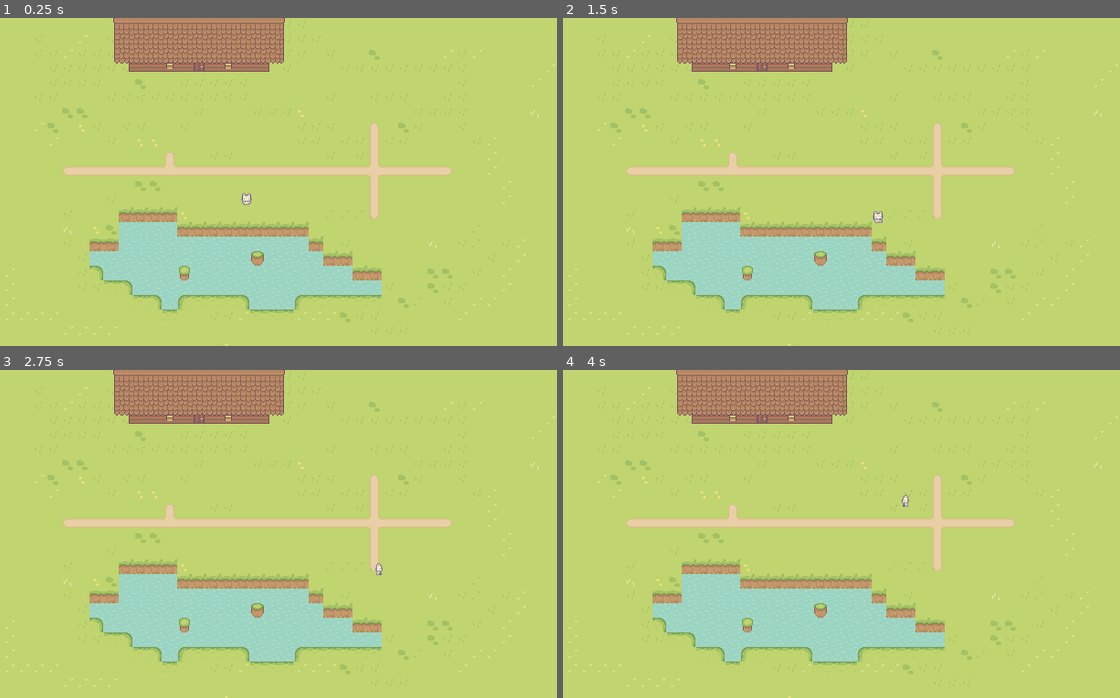
Above: before the commit, frames 1-4 (two rows, left to right).
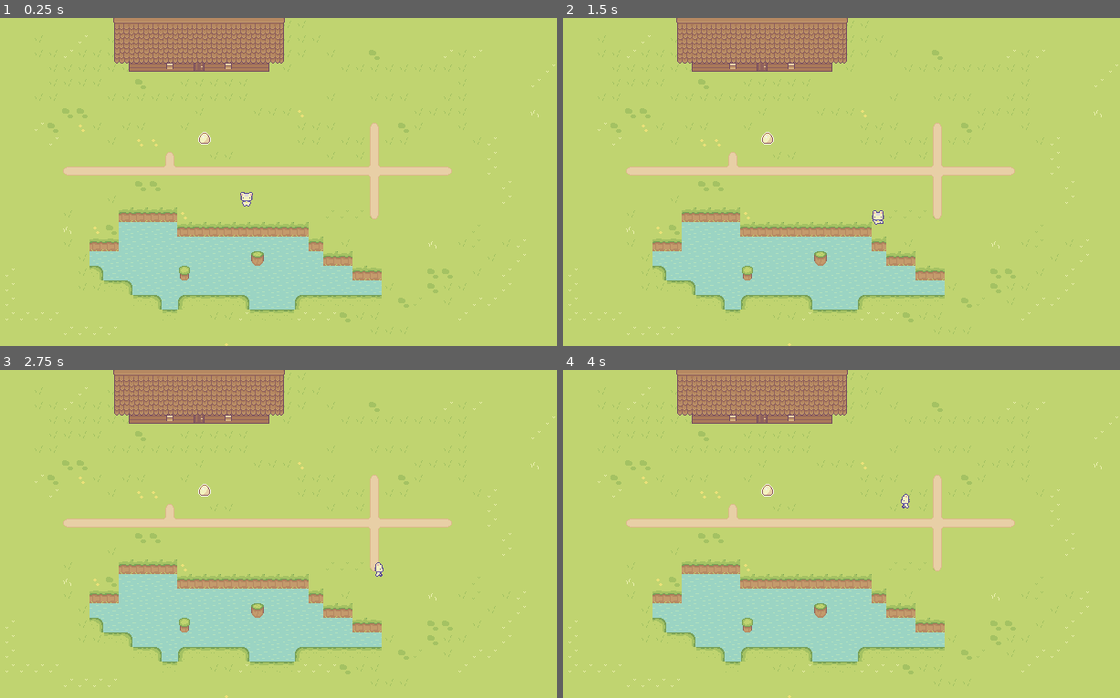
Above: after the commit, the same moments.

Repository: MirkoPopovic/Farming2DGame
Game: Godot game, scene res://Scenes/Farm/farm.tscn
Two runs of this game, one before a commit and one after it. Both use one fixed random seed, a clock stepped at 60 frames per second and the inputs below.
Inputs:
- Up to frame 1 (0.25 s): no input
- Up to frame 2 (1.5 s): hold Right (ui_right) 0.53-1.28 s; tap E (pick_up, bound only after the commit) at 0.6, 1.35 s; hold Down (ui_down) from 1.28 s (still down)
- Up to frame 3 (2.75 s): tap Enter at 2 s; release Down (ui_down) at 2.03 s; hold Right (ui_right) from 2.03 s (still down); tap E (pick_up, bound only after the commit) at 2.1 s
- Up to frame 4 (4 s): release Right (ui_right) at 2.78 s; hold Up (ui_up) 2.78-3.53 s; tap E (pick_up, bound only after the commit) at 2.85, 3.6 s; hold Left (ui_left) from 3.53 s (still down)

The runs differ from the first frame. In frame 1, 0.1% of the frame differs, in the area x 30-46%, y 13-58%; in frame 2, 0.1%, in the area x 30-58%, y 13-64%; in frame 3, 0.1%; in frame 4, 0.1%.

Commit message:
inventory system beginnig

Diff:
--- /dev/null
+++ b/Global.gd
@@ -0,0 +1,35 @@
+extends Node
+
+var inventory = []
+
+#Player stats
+var inventory_size : int = 10
+
+#Signals
+signal inventory_update
+
+var player_node: Node = null
+
+func _redy():
+	inventory.resize(inventory_size)
+
+func add_item(item):
+	for i in range(inventory.size()):
+		if inventory[i] != null and inventory[i]["type"] == item["type"] and inventory[i]["name"] == item["name"]:
+			inventory[i]["quantity"] += item["quantity"]
+			inventory_update.emit()
+			return true
+		elif inventory[i] == null:
+			inventory[i] = item
+			inventory_update.emit()
+			return true
+		return false
+
+func remove_item():
+	inventory_update.emit()
+
+func increase_inventory_size():
+	inventory_update.emit()
+
+func set_player_reference(player):
+	player_node = player
--- a/Scenes/Farm/farm.tscn
+++ b/Scenes/Farm/farm.tscn
@@ -8,6 +8,8 @@
 [ext_resource type="Texture2D" uid="uid://cyqusoh00m1rd" path="res://Assets/Sprout Lands - Sprites - Basic pack/Tilesets/Wooden_House_Walls_Tilset.png" id="5_141lg"]
 [ext_resource type="Texture2D" uid="uid://b7mxwflnu5grb" path="res://Assets/Sprout Lands - Sprites - Basic pack/Tilesets/Doors.png" id="6_5ss4g"]
 [ext_resource type="Texture2D" uid="uid://cdqio8uufxd0q" path="res://Assets/Sprout Lands - Sprites - Basic pack/Tilesets/Wooden_House_Roof_Tilset.png" id="8_5ss4g"]
+[ext_resource type="PackedScene" uid="uid://4iib1nsyhtht" path="res://Scenes/Items/inventory_item.tscn" id="9_xnjdx"]
+[ext_resource type="Texture2D" uid="uid://qqvkoj3t2eob" path="res://Assets/Sprout Lands - Sprites - Basic pack/Objects/Egg_item.png" id="10_hrv6m"]
 
 [sub_resource type="TileSetAtlasSource" id="TileSetAtlasSource_mstr7"]
 texture = ExtResource("1_0f0qd")
@@ -241,6 +243,26 @@
 [sub_resource type="TileSet" id="TileSet_hrv6m"]
 sources/0 = SubResource("TileSetAtlasSource_xnjdx")
 
+[sub_resource type="TileSetAtlasSource" id="TileSetAtlasSource_5ss4g"]
+texture = ExtResource("5_141lg")
+0:0/0 = 0
+1:0/0 = 0
+2:0/0 = 0
+3:0/0 = 0
+4:0/0 = 0
+0:1/0 = 0
+1:1/0 = 0
+2:1/0 = 0
+3:1/0 = 0
+4:1/0 = 0
+0:2/0 = 0
+1:2/0 = 0
+2:2/0 = 0
+3:2/0 = 0
+
+[sub_resource type="TileSet" id="TileSet_xnjdx"]
+sources/0 = SubResource("TileSetAtlasSource_5ss4g")
+
 [sub_resource type="TileSetAtlasSource" id="TileSetAtlasSource_hrv6m"]
 texture = ExtResource("5_141lg")
 0:0/0 = 0
@@ -366,6 +388,11 @@
 tile_map_data = PackedByteArray("AAAKAA0AAAAFAAMAAAALAA0AAAAFAAMAAAAMAA0AAAAFAAMAAAANAA0AAAAFAAMAAAAOAA4AAAAFAAMAAAAPAA …(592 unchanged characters)…
 tile_set = SubResource("TileSet_hrv6m")
 
+[node name="HouseFloor" type="TileMapLayer" parent="."]
+position = Vector2(1, -6)
+tile_map_data = PackedByteArray("AAANAAMAAAABAAEAAAAOAAMAAAABAAEAAAAPAAMAAAABAAEAAAAQAAMAAAABAAEAAAARAAMAAAABAAEAAAASAAMAAAABAAEAAAATAAMAAAABAAEAAAALAAMAAAABAAEAAAAMAAMAAAABAAEAAAA=")
+tile_set = SubResource("TileSet_xnjdx")
+
 [node name="HouseWall" type="TileMapLayer" parent="."]
 position = Vector2(0, -5)
 tile_map_data = PackedByteArray("AAAKAAAAAAAAAAEAAAAKAAEAAAAAAAEAAAAKAAIAAAAAAAEAAAAKAAMAAAAAAAIAAAALAAMAAAABAAIAAAAMAA …(192 unchanged characters)…
@@ -376,6 +403,13 @@
 tile_map_data = PackedByteArray("AAAPAAMAAAAAAAEAAAA=")
 tile_set = SubResource("TileSet_vhtcw")
 
+[node name="inventory_item" parent="." instance=ExtResource("9_xnjdx")]
+position = Vector2(254, 132)
+item_type = "product"
+item_name = "egg"
+item_value = "10"
+item_texture = ExtResource("10_hrv6m")
+
 [node name="Player" parent="." instance=ExtResource("2_mstr7")]
 collision_mask = 255
 
--- /dev/null
+++ b/Scenes/Items/control.tscn
@@ -0,0 +1,7 @@
+[gd_scene format=3 uid="uid://i8m76gok65ye"]
+
+[node name="Control" type="Control"]
+layout_mode = 3
+anchors_preset = 0
+offset_right = 40.0
+offset_bottom = 40.0
--- /dev/null
+++ b/Scenes/Items/inventory_item.gd
@@ -0,0 +1,47 @@
+@tool
+extends Node2D
+
+@export var item_type : String = ""
+@export var item_name : String = ""
+@export var item_value : String = ""
+@export var item_texture : Texture
+
+@onready var icon_sprite = $Sprite2D
+@onready var interact_ui = $Interact_ui
+
+var player_in_range = false
+
+func _ready() -> void:
+	if not Engine.is_editor_hint():
+		icon_sprite.texture = item_texture
+
+
+func _process(delta: float) -> void:
+	if Engine.is_editor_hint():
+		icon_sprite.texture = item_texture
+	if player_in_range and Input.is_action_just_pressed("pick_up"):
+		pickup_item()
+
+func pickup_item():
+	var item = {
+		"quantity" : 1,
+		"item_type" : item_type,
+		"item_name" : item_name,
+		"item_value" : item_value,
+		"item_texture" : item_texture,
+	}
+	if Global.player_node:
+		Global.add_item(item)
+		self.queue_free()
+
+
+func _on_area_2d_body_entered(body: Node2D) -> void:
+	if body.is_in_group("Player"):
+		player_in_range = true
+		interact_ui.visible = true
+
+
+func _on_area_2d_body_exited(body: Node2D) -> void:
+	if body.is_in_group("Player"):
+		player_in_range = false
+		interact_ui.visible = false
--- /dev/null
+++ b/Scenes/Items/inventory_item.tscn
@@ -0,0 +1,35 @@
+[gd_scene load_steps=4 format=3 uid="uid://4iib1nsyhtht"]
+
+[ext_resource type="Script" uid="uid://71enb16flk3t" path="res://Scenes/Items/inventory_item.gd" id="1_45nji"]
+[ext_resource type="Texture2D" uid="uid://qqvkoj3t2eob" path="res://Assets/Sprout Lands - Sprites - Basic pack/Objects/Egg_item.png" id="2_qf3q5"]
+
+[sub_resource type="CircleShape2D" id="CircleShape2D_vgxb7"]
+radius = 7.0
+
+[node name="inventory_item" type="Node2D"]
+position = Vector2(1, -1)
+script = ExtResource("1_45nji")
+
+[node name="Sprite2D" type="Sprite2D" parent="."]
+texture = ExtResource("2_qf3q5")
+
+[node name="Area2D" type="Area2D" parent="."]
+
+[node name="CollisionShape2D" type="CollisionShape2D" parent="Area2D"]
+shape = SubResource("CircleShape2D_vgxb7")
+
+[node name="Interact_ui" type="CanvasLayer" parent="."]
+visible = false
+follow_viewport_enabled = true
+
+[node name="Label" type="Label" parent="Interact_ui"]
+offset_left = 544.0
+offset_top = 333.0
+offset_right = 651.0
+offset_bottom = 361.0
+theme_override_colors/font_color = Color(0, 0, 0, 1)
+theme_override_font_sizes/font_size = 17
+text = "E to pickup"
+
+[connection signal="body_entered" from="Area2D" to="." method="_on_area_2d_body_entered"]
+[connection signal="body_exited" from="Area2D" to="." method="_on_area_2d_body_exited"]
--- a/Scenes/Player/player.gd
+++ b/Scenes/Player/player.gd
@@ -3,8 +3,11 @@
 var speed: int = 100
 var motion = Vector2.ZERO
 
+func _ready():
+	Global.set_player_reference(self)
+
 func _physics_process(delta):
-	var motion = Vector2.ZERO  # Resetuj motion na početku svakog frejma
+	var motion = Vector2.ZERO
 
 	if Input.is_action_pressed("ui_right"):
 		motion.x += 1
@@ -21,13 +24,13 @@
 	else:
 		$AnimatedSprite2D.play("idile")
 
-	motion = motion.normalized() * speed  # Normalizuj pa pomnoži sa speed
+	motion = motion.normalized() * speed
 	velocity = motion
 	move_and_slide()
 
-	# --- Ograničenje da karakter ne može izaći iz ekrana ---
+
 	var screen_size = get_viewport_rect().size
-	var margin = 16  # Polovina širine/visine sprita, prilagodi po potrebi
+	var margin = 16
 
 	global_position.x = clamp(global_position.x, margin, screen_size.x - margin)
 	global_position.y = clamp(global_position.y, margin, screen_size.y - margin)
--- a/Scenes/Player/player.tscn
+++ b/Scenes/Player/player.tscn
@@ -104,7 +104,7 @@
 "speed": 5.0
 }]
 
-[node name="Player" type="CharacterBody2D"]
+[node name="Player" type="CharacterBody2D" groups=["Player"]]
 position = Vector2(300, 199)
 script = ExtResource("1_a3d8c")
 
@@ -113,7 +113,6 @@
 shape = SubResource("CircleShape2D_uvnfx")
 
 [node name="AnimatedSprite2D" type="AnimatedSprite2D" parent="."]
-scale = Vector2(0.8, 0.8)
 sprite_frames = SubResource("SpriteFrames_dd0ac")
-animation = &"down_animation"
-frame_progress = 0.317405
+animation = &"idile"
+frame_progress = 0.750185
--- a/project.godot
+++ b/project.godot
@@ -15,6 +15,10 @@
 config/features=PackedStringArray("4.4", "Forward Plus")
 config/icon="res://icon.svg"
 
+[autoload]
+
+Global="*res://Global.gd"
+
 [display]
 
 window/size/viewport_width=640
@@ -22,3 +26,26 @@
 window/size/mode=3
 window/stretch/mode="viewport"
 window/stretch/aspect="expand"
+
+[global_group]
+
+Player=""
+
+[input]
+
+ui_inventory={
+"deadzone": 0.2,
+"events": [Object(InputEventKey,"resource_local_to_scene":false,"resource_name":"","device":-1,"window_id":0,"alt_pressed":false,"shift_pressed":false,"ctrl_pressed":false,"meta_pressed":false,"pressed":false,"keycode":0,"physical_keycode":4194306,"key_label":0,"unicode":0,"location":0,"echo":false,"script":null)
+]
+}
+pick_up={
+"deadzone": 0.2,
+"events": [Object(InputEventKey,"resource_local_to_scene":false,"resource_name":"","device":-1,"window_id":0,"alt_pressed":false,"shift_pressed":false,"ctrl_pressed":false,"meta_pressed":false,"pressed":false,"keycode":0,"physical_keycode":69,"key_label":0,"unicode":101,"location":0,"echo":false,"script":null)
+]
+}
+
+[rendering]
+
+textures/canvas_textures/default_texture_filter=0
+textures/decals/filter=0
+textures/light_projectors/filter=0
Binary file added: Assets/UI Assets/UI a/00.png
Not shown, added: Assets/UI Assets/UI a/00.png.import
Binary file added: Assets/UI Assets/UI a/01.png
Not shown, added: Assets/UI Assets/UI a/01.png.import
Binary file added: Assets/UI Assets/UI a/02.png
Not shown, added: Assets/UI Assets/UI a/02.png.import
Binary file added: Assets/UI Assets/UI a/03.png
Not shown, added: Assets/UI Assets/UI a/03.png.import
Binary file added: Assets/UI Assets/UI a/04.png
Not shown, added: Assets/UI Assets/UI a/04.png.import
Binary file added: Assets/UI Assets/UI a/05.png
Not shown, added: Assets/UI Assets/UI a/05.png.import
(and 21 more such lines)
